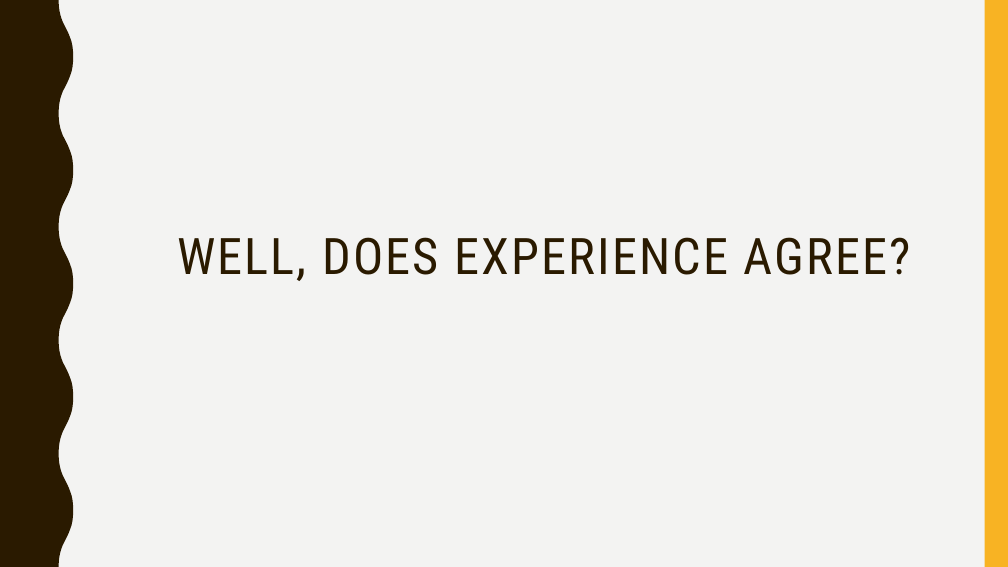
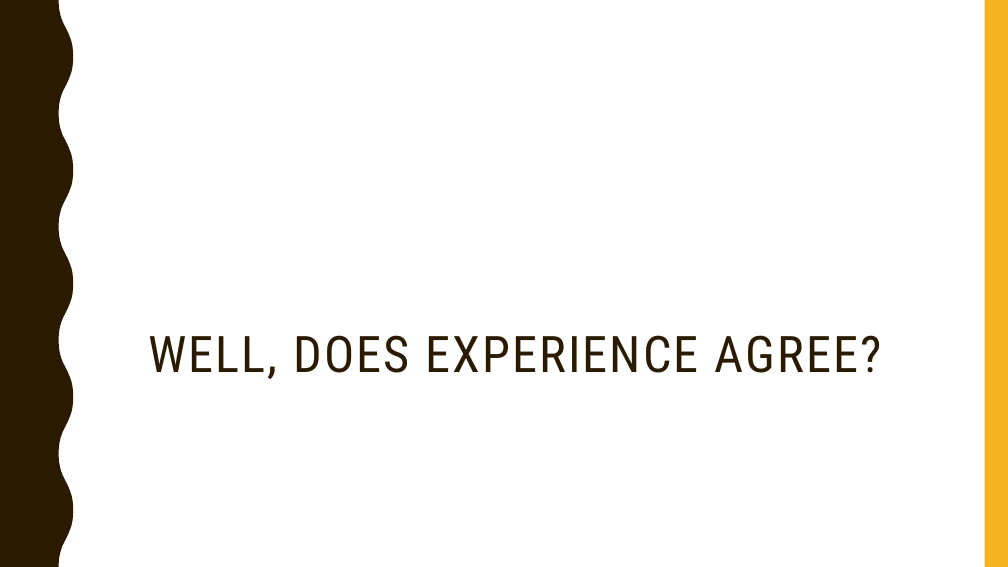
Before and after one commit to gururaj-shriram/ece548-machine-learning, a slide deck: slide 5 of proj1/presentation/pres.pptx. Drawn at 1008x567 pixels with LibreOffice and Linux fonts; fonts in the diff are those of the drawing. Boxes give left, top, right and bottom in pixels: in the first picture for what was removed or moved away, otherwise in the second. Text is boxed around its words. In the diff, an @@ line names an element or a change of style, - is before the commit and + after.

```diff
--- a/proj1/presentation/pres.pptx
+++ b/proj1/presentation/pres.pptx
@@ background #F3F3F2 to #FFFFFF @@
@@ title "WELL, DOES EXPERIENCE AGREE?": place and size @@
-title "WELL, DOES EXPERIENCE AGREE?" at <box>177,237,911,281</box>
+title "WELL, DOES EXPERIENCE AGREE?" at <box>148,335,882,379</box>
```
Also in this commit, not shown: 30 other slides changed, 2 slides added.
